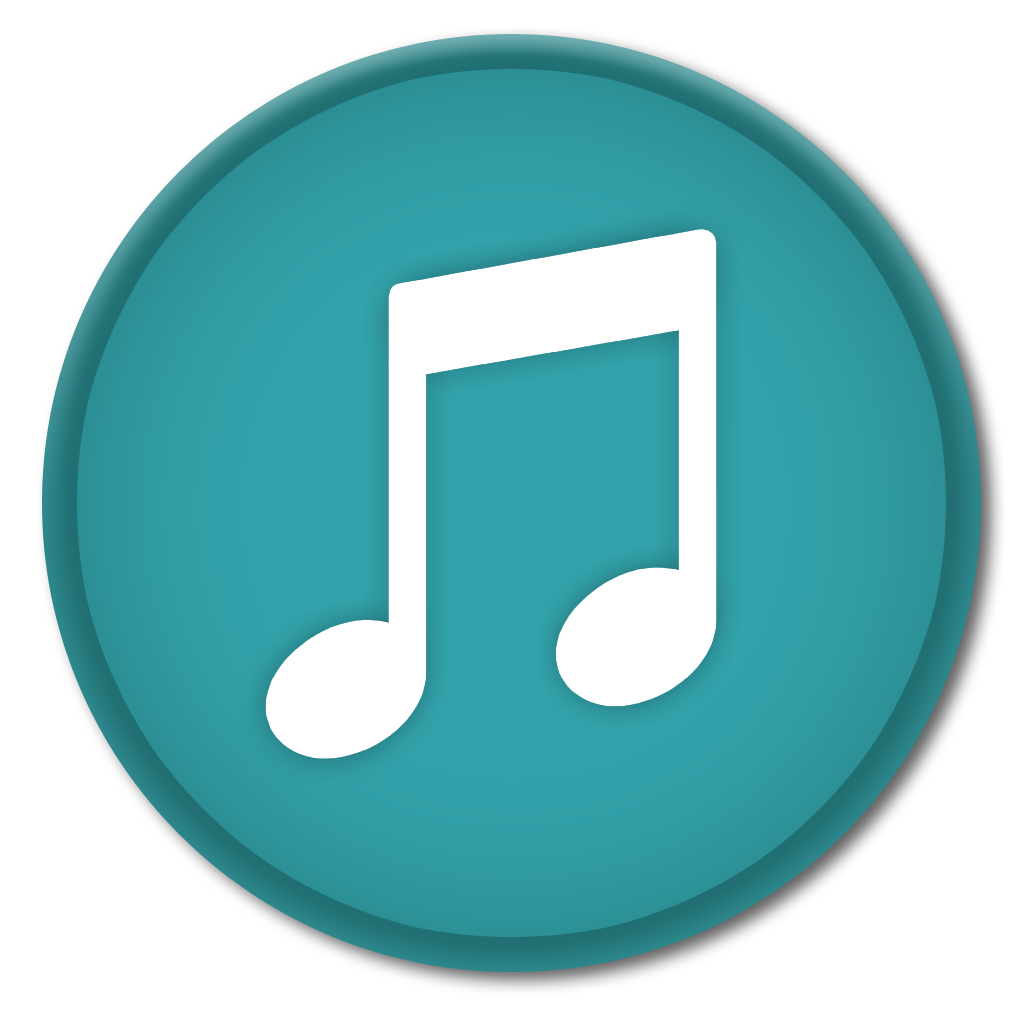
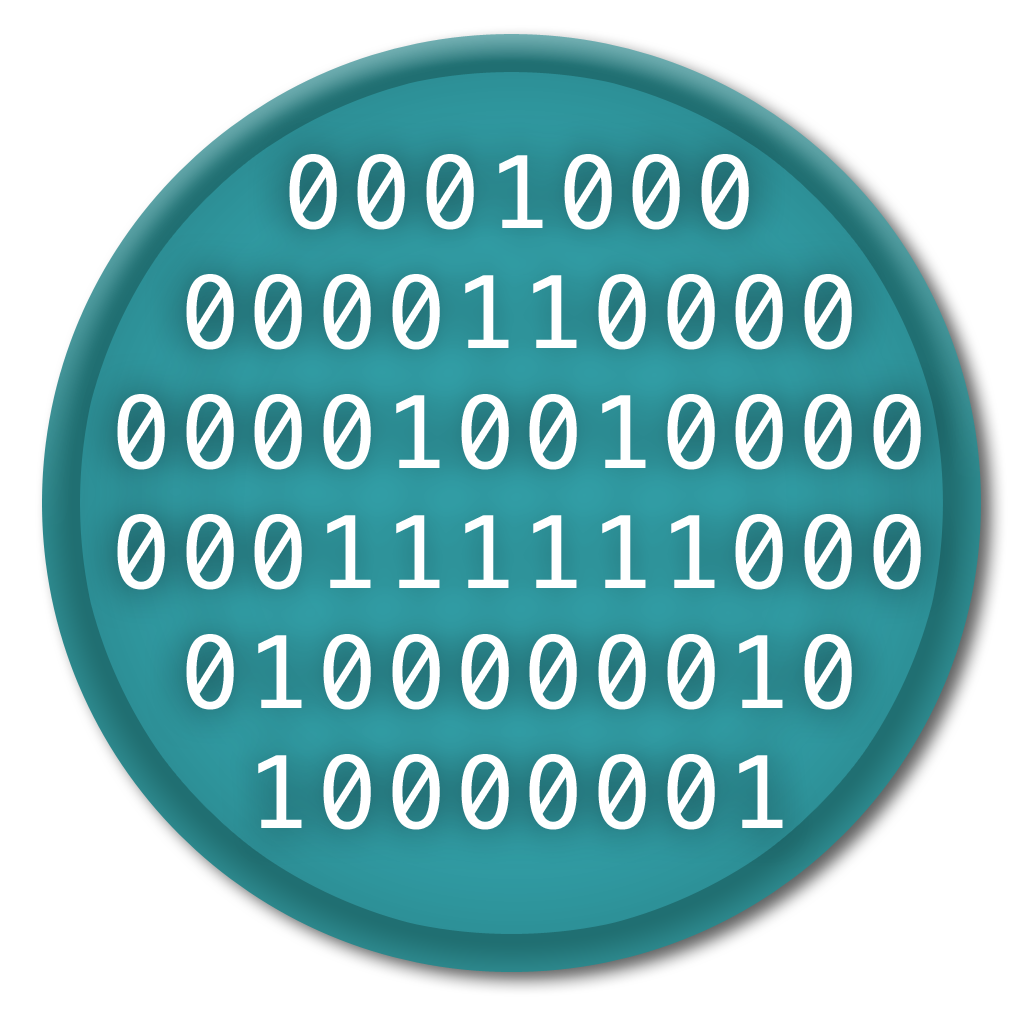
Layer changes from the first 1024px x 1024px image to the second:
hid "Shape 4 copy" over box(278, 242, 704, 746)
added group "bitmap to C icon" with 1 layers above "Shape 1" over box(117, 154, 921, 830)
added layer "0001000 0000110000 000010010000 000111111000 0100000010 1000000" in group "bitmap to C icon" over box(117, 154, 921, 830)
